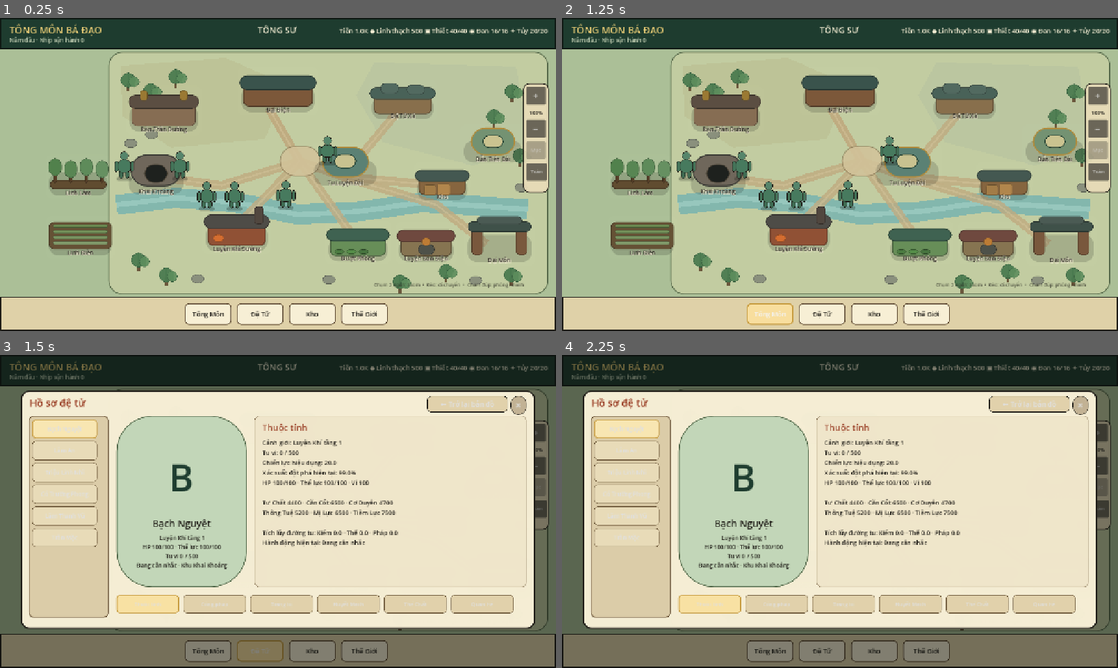
Above: before the commit, frames 1-4 (two rows, left to right).
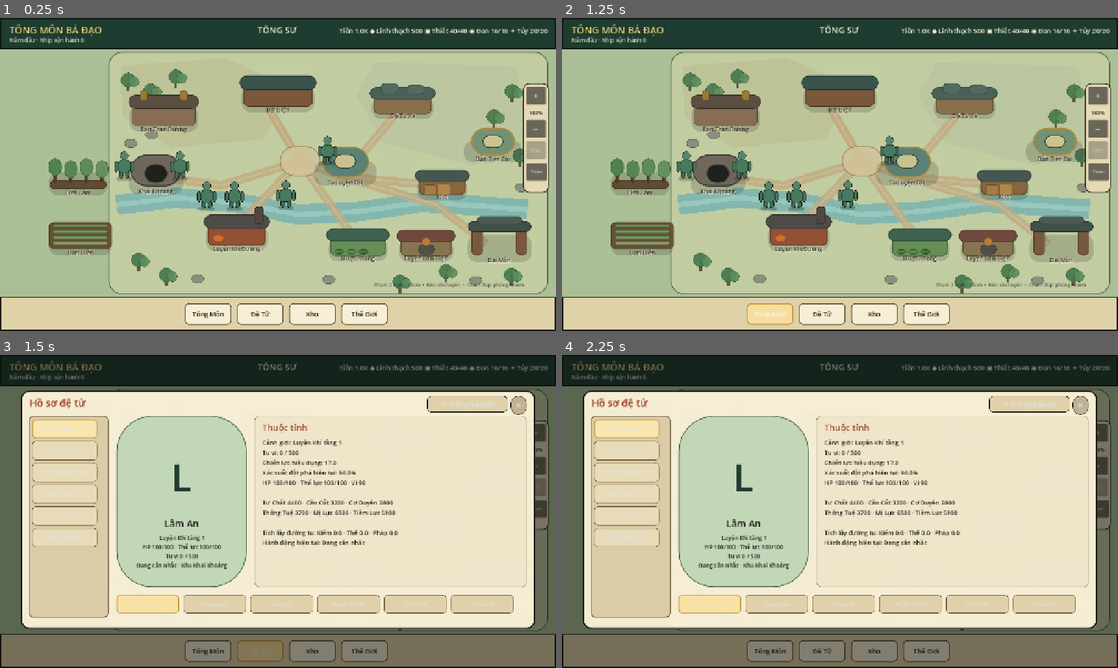
Above: after the commit, the same moments.

Repository: vuanhtuan161094-byte/TongMonBaDao
Game: Godot game, scene res://scenes/p3/p3_2_landscape_sect.tscn
Two runs of this game, one before a commit and one after it. Both use one fixed random seed, a clock stepped at 60 frames per second and the inputs below.
Inputs:
- Up to frame 1 (0.25 s): no input
- Up to frame 2 (1.25 s): click "Tông Môn" at 0.5 s
- Up to frame 3 (1.5 s): click "Đệ Tử" at 1.25 s
- Up to frame 4 (2.25 s): click "Kho" at 2 s

Frames 1-2 are identical in both runs. In frame 3, 0.5% of the frame differs, in the area x 7-70%, y 22-60%; in frame 4, 0.5%.

Commit message:
feat(c4-be01): World button opens actual persistent hunt screen instead of gate notice [skip ci]

Diff:
--- a/godot/src/presentation/p3_2_landscape_sect.gd
+++ b/godot/src/presentation/p3_2_landscape_sect.gd
@@ -425,7 +425,23 @@
     _close_building_operation_panel(true)
     super._open_notice(title_text, body)
 
+func _open_real_hunting() -> void:
+    if not runtime_ready or state == null or runtime_session == null:
+        return
+    _close_disciple_summary(true)
+    _close_building_operation_panel(true)
+    _clear_popup()
+    _clear_pointer_state()
+    var panel := HuntingPlayPanelV2.new()
+    panel.name = "LiveHuntingPveV2"
+    popup_layer.add_child(panel)
+    panel.open_session(runtime_session)
+
+
 func _bottom_action(action: String) -> void:
+    if action == "world":
+        _open_real_hunting()
+        return
     if action == "home":
         _clear_popup()
         _close_disciple_summary(true)
